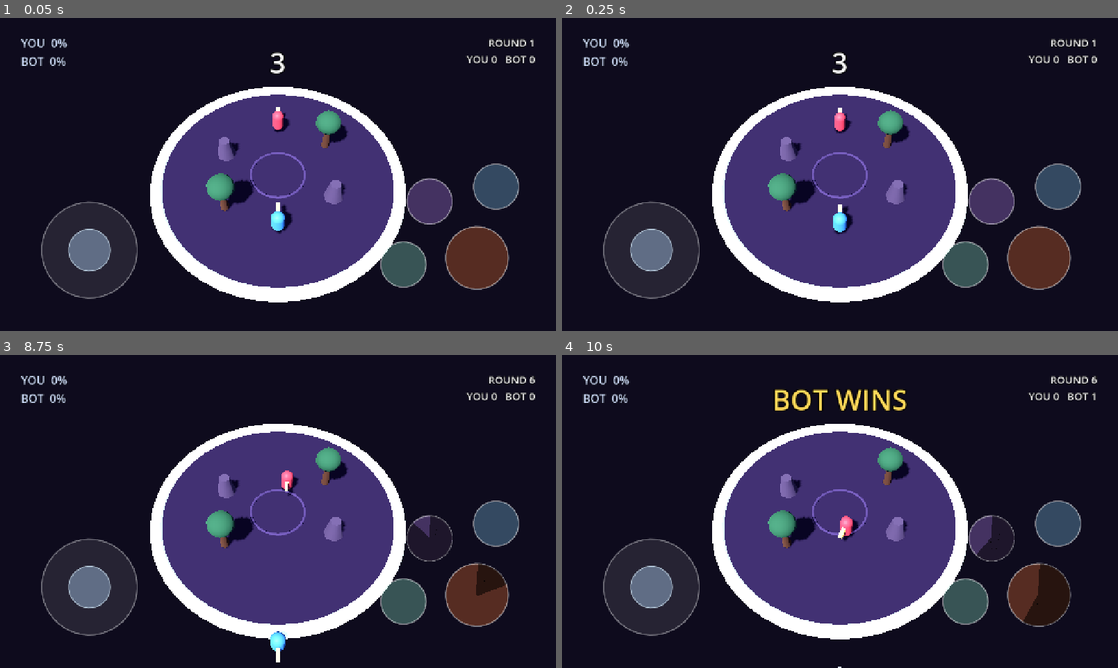
Above: before the commit, frames 1-4 (two rows, left to right).
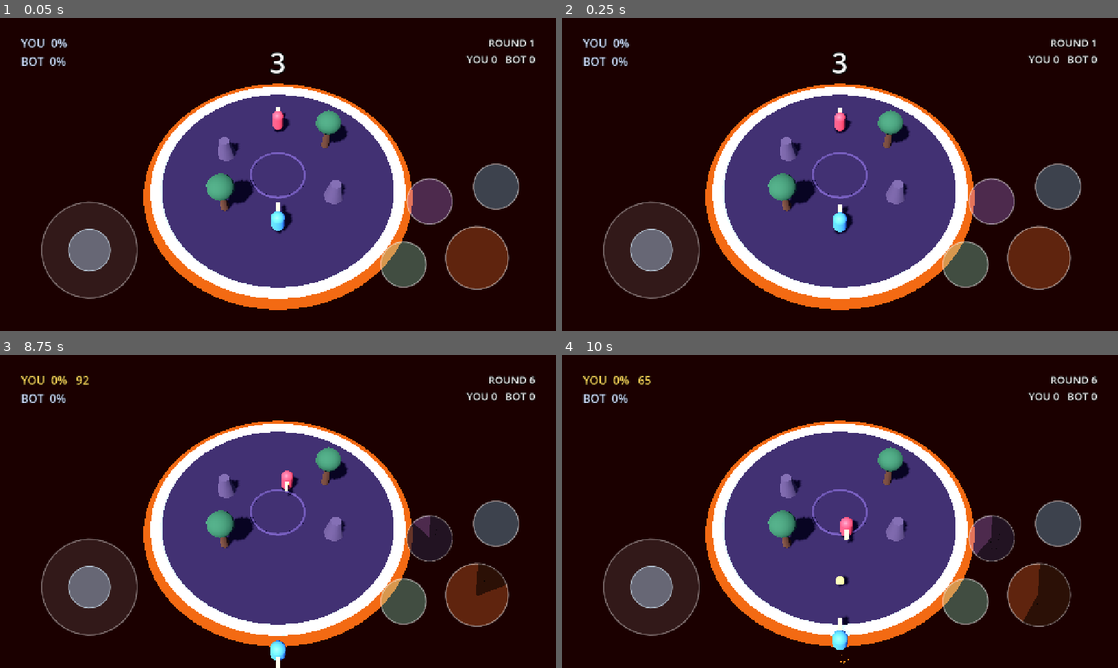
Above: after the commit, the same moments.

Repository: acansahin/spellfall
Game: Godot game, scene res://core/game/main.tscn
Two runs of this game, one before a commit and one after it. Both use one fixed random seed, a clock stepped at 60 frames per second and the inputs below.
Inputs (mouse positions are in pixels of both pictures, inside the frame that each line leads up to):
- Up to frame 1 (0.05 s): no input
- Up to frame 2 (0.25 s): no input
- Up to frame 3 (8.75 s): tap Enter at 0.5 s; move the mouse to (400, 495) at 0.52 s; hold D (move_right) 0.53-1.25 s; tap Space (cast_1) at 0.6, 3.6, 6.6 s; click (400, 495) at 0.67 s; drag from (166, 527) to (250, 574) at 1.27 s; tap R (debug_respawn) every 0.75 s from 2 to 5 s; move the mouse to (333, 442) at 2.02 s; hold D (move_right) 2.03-2.75 s; tap 3 (cast_3) at 2.1, 5.1, 8.1 s; drag from (250, 574) to (111, 464) at 2.77 s; move the mouse to (444, 558) at 3.52 s; hold A (move_left) 3.53-4.25 s; drag from (111, 464) to (194, 433) at 4.27 s; move the mouse to (305, 511) at 5.02 s; hold S (move_back) 5.03-5.75 s; click (305, 511) at 5.17 s; drag from (194, 433) to (166, 527) at 5.77 s; move the mouse to (400, 495) at 6.52 s; hold W (move_forward) 6.53-7.25 s; drag from (166, 527) to (250, 574) at 7.27 s; move the mouse to (333, 442) at 8.02 s; hold S (move_back) from 8.03 s (still down)
- Up to frame 4 (10 s): release S (move_back) at 8.75 s; drag from (812, 574) to (673, 464) at 8.77 s; move the mouse to (1006, 558) at 9.52 s; hold W (move_forward) from 9.53 s (still down); tap Space (cast_1) at 9.6 s; click (1006, 558) at 9.67 s

The runs differ from the first frame. In frame 1, 69% of the frame differs, in the area x 0-100%, y 0-100%; in frame 2, 69%; in frame 3, 69%; in frame 4, 69%.

Commit message:
feat: put lava round the arena instead of a void
Being knocked out of the ring was instant: you touched the edge and the round
was over. One mistake was the whole story of a round and a comeback did not
exist. Now the outside is lava - a solid, standable 60m field - and it burns
you at 22 points a second out of 100. Four and a half seconds out there, two or
three of them spent walking back, and a margin for being hit again on the way.
Stone mends 10 a second, deliberately less than half: a dunk should cost
something that lasts.

HealthComponent counts it, and the name is a trap worth reading twice. NO SPELL
MAY EVER TOUCH IT. Hits raise instability and nothing else, which is the whole
design; a spell that could chip this number would quietly turn the game into a
damage race. Lava burns it, stone mends it, and that is the entire API.

Who is burning is a radius test in the level, not an Area3D - the same question
Blink, the bot and the aim lane already ask, so there is no fifth way to keep in
step. Burning to nothing goes through RoundManager.report_out(), renamed from
report_fall, which the lava made into a lie; its own doc comment had already
promised that door would take other causes.

The climb back is load-bearing and is asserted. A CharacterBody3D does not step
up walls, and the stone stands 8cm proud - what gets a wizard over the lip is
the capsule's lower sphere meeting it at about 33 degrees off vertical, inside
the 45 the body counts as floor. Three assumptions about someone else's physics
engine, and the difference between a second chance and a wizard stuck against a
kerb until it burns to death. --lava-test walks the trip: 0.6 seconds, lands
standing.

The look took three passes and a screenshot each time. Flat emissive orange
filled the whole screen and drowned the touch controls; a dark ember field with
a narrow molten shore reads as lava and leaves the arena the brightest thing on
screen.

--lava-test, 12 assertions. Thirteen suites green.

Fix: the suite first pinned the fighter with respawn_at() every tick, the way
the other suites do - which is what a round start does, and it clears health.
It measured the lava burning 0.4 points a second against an advertised 22.

Co-Authored-By: Claude Opus 5 <noreply@anthropic.com>

Diff:
--- a/arena/arena.tscn
+++ b/arena/arena.tscn
@@ -1,8 +1,41 @@
-[gd_scene load_steps=12 format=3]
+[gd_scene load_steps=17 format=3]
 
 [ext_resource type="Script" path="res://arena/kill_zone.gd" id="1_killzone"]
 [ext_resource type="PackedScene" path="res://arena/obstacles/rock.tscn" id="2_rock"]
 [ext_resource type="PackedScene" path="res://arena/obstacles/tree.tscn" id="3_tree"]
+
+[sub_resource type="CylinderMesh" id="CylinderMesh_lava"]
+top_radius = 60.0
+bottom_radius = 60.0
+height = 0.5
+radial_segments = 64
+rings = 1
+
+[sub_resource type="StandardMaterial3D" id="Mat_lava"]
+shading_mode = 0
+albedo_color = Color(0.101961, 0.0235294, 0.0196078, 1)
+emission_enabled = true
+emission = Color(0.741176, 0.180392, 0.0431373, 1)
+emission_energy_multiplier = 0.08
+roughness = 0.95
+
+[sub_resource type="TorusMesh" id="TorusMesh_shore"]
+inner_radius = 10.15
+outer_radius = 11.0
+rings = 64
+ring_segments = 6
+
+[sub_resource type="StandardMaterial3D" id="Mat_shore"]
+shading_mode = 0
+albedo_color = Color(0.898039, 0.32549, 0.0784314, 1)
+emission_enabled = true
+emission = Color(1, 0.470588, 0.156863, 1)
+emission_energy_multiplier = 0.55
+roughness = 0.9
+
+[sub_resource type="CylinderShape3D" id="CylinderShape3D_lava"]
+height = 0.5
+radius = 60.0
 
 [sub_resource type="BoxShape3D" id="BoxShape3D_kill"]
 size = Vector3(120, 4, 120)
@@ -47,6 +80,24 @@
 roughness = 1.0
 
 [node name="Arena" type="Node3D"]
+
+[node name="Lava" type="StaticBody3D" parent="."]
+collision_layer = 1
+collision_mask = 0
+
+[node name="Mesh" type="MeshInstance3D" parent="Lava"]
+transform = Transform3D(1, 0, 0, 0, 1, 0, 0, 0, 1, 0, -0.33, 0)
+mesh = SubResource("CylinderMesh_lava")
+surface_material_override/0 = SubResource("Mat_lava")
+
+[node name="Collision" type="CollisionShape3D" parent="Lava"]
+transform = Transform3D(1, 0, 0, 0, 1, 0, 0, 0, 1, 0, -0.33, 0)
+shape = SubResource("CylinderShape3D_lava")
+
+[node name="Shore" type="MeshInstance3D" parent="Lava"]
+transform = Transform3D(1, 0, 0, 0, 1, 0, 0, 0, 1, 0, -0.1, 0)
+mesh = SubResource("TorusMesh_shore")
+surface_material_override/0 = SubResource("Mat_shore")
 
 [node name="Platform" type="StaticBody3D" parent="."]
 collision_layer = 1
--- /dev/null
+++ b/characters/components/health_component.gd
@@ -0,0 +1,82 @@
+class_name HealthComponent
+extends Node
+
+## How much longer a fighter can stand in the lava.
+##
+## Read the name carefully: this is NOT a combat health bar, and no spell may ever touch it.
+## Hits raise `InstabilityComponent` and nothing else - that is the whole design, and a spell
+## that could chip this number would quietly turn the game into a damage race. The only thing
+## that burns it is the lava, and the only thing that mends it is standing on stone.
+##
+## What it buys is a second chance. Being knocked out of the ring used to be instant: you
+## touched the void and the round was over, which makes one mistake the whole story of a round
+## and makes a comeback impossible. Burning gives a window - long enough to turn around and
+## walk back, short enough that being out there is genuinely bad.
+##
+## Like instability, it knows nothing about knockback, the arena, or who is standing where.
+## The level decides who is in the lava; this only counts.
+
+## Emitted whenever the value moves. The HUD listens.
+signal changed(current: float, previous: float)
+
+## Emitted the moment it reaches zero. The level turns this into an elimination, through the
+## same door a fall goes through.
+signal emptied()
+
+@export var maximum: float = 100.0
+
+## Points per second lost while standing in the lava. At 22 a fighter has about four and a
+## half seconds out there, which is two to three seconds of walking back plus a margin for
+## being knocked out again on the way.
+@export var burn_per_second: float = 22.0
+
+## Points per second recovered while on the stone. Deliberately less than half the burn rate:
+## a dunk should cost something that lasts, or the lava is a nuisance rather than a threat.
+@export var mend_per_second: float = 10.0
+
+var current: float = 0.0
+
+
+func _ready() -> void:
+	current = maximum
+
+
+## Burns for one tick's worth. Emits `emptied` exactly once on the crossing, not every frame
+## afterwards - the level would otherwise report the same elimination sixty times a second.
+func burn(delta: float) -> void:
+	if current <= 0.0:
+		return
+	var previous := current
+	current = maxf(current - burn_per_second * delta, 0.0)
+	if current != previous:
+		changed.emit(current, previous)
+	if current <= 0.0:
+		emptied.emit()
+
+
+## Recovers for one tick's worth, up to the maximum. A fighter already at zero stays there:
+## they are out of the round, and the round system is what puts them back.
+func mend(delta: float) -> void:
+	if current <= 0.0 or current >= maximum:
+		return
+	var previous := current
+	current = minf(current + mend_per_second * delta, maximum)
+	if current != previous:
+		changed.emit(current, previous)
+
+
+func fraction() -> float:
+	return current / maxf(maximum, 0.001)
+
+
+## True while there is anything left to burn.
+func is_alive() -> bool:
+	return current > 0.0
+
+
+## Back to full. The round system calls this between rounds.
+func reset() -> void:
+	var previous := current
+	current = maximum
+	if current != previous:
+		changed.emit(current, previous)
--- a/characters/player/player.gd
+++ b/characters/player/player.gd
@@ -227,6 +227,9 @@
 	var inst := instability()
 	if inst != null:
 		inst.reset()
+	var hp := health()
+	if hp != null:
+		hp.reset()
 
 
 ## Turns a latched ability request into a cast. Casting is deliberately AFTER movement and
@@ -352,6 +355,12 @@
 	return get_node_or_null(^"Instability") as InstabilityComponent
 
 
+## How much longer this fighter can stand in the lava, or null. Nothing in combat may touch
+## it - see health_component.gd.
+func health() -> HealthComponent:
+	return get_node_or_null(^"Health") as HealthComponent
+
+
 ## Takes the fighter out of the round: no input, no physics, no collision, not drawn.
 ##
 ## Physics processing stops rather than merely being ignored, so an eliminated body cannot
--- a/characters/player/player.tscn
+++ b/characters/player/player.tscn
@@ -10,6 +10,7 @@
 [ext_resource type="Resource" path="res://data/abilities/arcane_shield.tres" id="8_shield"]
 [ext_resource type="Script" path="res://vfx/spell_flash.gd" id="9_flash"]
 [ext_resource type="Script" path="res://vfx/aim_indicator.gd" id="10_aim"]
+[ext_resource type="Script" path="res://characters/components/health_component.gd" id="11_health"]
 
 [sub_resource type="CapsuleShape3D" id="CapsuleShape3D_body"]
 radius = 0.5
@@ -89,5 +90,8 @@
 script = ExtResource("2_abilities")
 abilities = Array[ExtResource("4_ability")]([ExtResource("3_fireball"), ExtResource("6_force_wave"), ExtResource("7_blink"), ExtResource("8_shield")])
 
+[node name="Health" type="Node" parent="."]
+script = ExtResource("11_health")
+
 [node name="Instability" type="Node" parent="."]
 script = ExtResource("5_instability")
--- a/core/game/main.gd
+++ b/core/game/main.gd
@@ -24,6 +24,7 @@
 ##   --button-test     assert a finger on button N casts spell N and nothing else
 ##   --aim-test        assert drag-to-aim: the indicator, the direction, and the latch
 ##   --aim-hold:S,X,Y  hold a drag on button S toward X,Y and never lift, for a screenshot
+##   --lava-test       assert the lava burns, mends, ends a round, and is survivable
 ##   --cover-test      assert the obstacles block spells, block walking, and are fair
 ##                     (every OTHER suite clears the obstacles first - see _clear_cover)
 ##   --feel-test       assert hitstop, shake, sparks, sound and the dash streak all fire
@@ -100,8 +101,8 @@
 	_wire_combat()
 	# The HUD reads instability and nothing else. It is handed its sources here rather than
 	# hunting for them, so a second fighter is one more line and not a rewrite.
-	_hud.add_readout("YOU", _player.instability())
-	_hud.add_readout("BOT", _bot.instability())
+	_hud.add_readout("YOU", _player.instability(), _player.health())
+	_hud.add_readout("BOT", _bot.instability(), _bot.health())
 	_wire_rounds()
 	_parse_harness_args()
 	_rounds.start_match()
@@ -111,6 +112,37 @@
 	if Input.is_action_just_pressed("debug_respawn"):
 		_rounds.begin_round()
 	_update_aim_indicator()
+
+
+func _physics_process(delta: float) -> void:
+	_tick_lava(delta)
+
+
+## Burns whoever is off the stone and mends whoever is on it.
+##
+## A radius test rather than an Area3D. The arena is a circle and every other rule in this
+## file already knows it - Blink clamps against it, the bot keeps clear of it, the aim lane
+## stops at it - so a fifth way of asking "am I inside the ring" would be a fifth thing to
+## keep in step. It is also two floats of work per fighter per tick.
+##
+## Only while the round is live. Between rounds the fighters stand where the countdown put
+## them, and burning through the interlude would be a fine way to lose a round you have not
+## started yet.
+func _tick_lava(delta: float) -> void:
+	if not _rounds.is_live():
+		return
+	var fighters: Array[Player] = [_player, _bot]
+	for fighter in fighters:
+		if fighter == null or fighter.is_eliminated():
+			continue
+		var hp := fighter.health()
+		if hp == null or not hp.is_alive():
+			continue
+		if _radius_of(fighter.global_position) > _arena_edge:
+			hp.burn(delta)
+			_feel.burning(fighter.global_position, fighter == _player, delta)
+		else:
+			hp.mend(delta)
 
 
 ## The platform's radius, read off the arena's own collision shape rather than typed in a
@@ -184,6 +216,8 @@
 			_run_feel_tests()
 		elif arg == "--cover-test":
 			_run_cover_tests()
+		elif arg == "--lava-test":
+			_run_lava_tests()
 		elif arg.begins_with("--aim-hold:"):
 			# "--aim-hold:0,1,0" aims spell 0 to screen-right. Eleven characters in the
 			# prefix, counted rather than guessed - see ARCHITECTURE.md on --cast-at.
@@ -803,8 +837,18 @@
 func _wire_rounds() -> void:
 	_rounds.add_fighter(_player, spawn_point, "YOU")
 	_rounds.add_fighter(_bot, bot_spawn, "BOT")
-	_kill_zone.fighter_fell.connect(_rounds.report_fall)
-
+	# A body that leaves the world entirely still counts - a hit hard enough to clear a 60m
+	# lava field has earned it - but on a flat arena nothing reaches this any more. It is a
+	# backstop now, not the rule.
+	_kill_zone.fighter_fell.connect(_rounds.report_out)
+
+	# Burning to nothing goes through the same door a fall does. The round system never learns
+	# that lava exists, exactly as it never learned what a KillZone was.
+	var burners: Array[Player] = [_player, _bot]
+	for fighter in burners:
+		var hp := fighter.health()
+		if hp != null:
+			hp.emptied.connect(_rounds.report_out.bind(fighter))
 	_rounds.round_started.connect(_on_round_started)
 	_rounds.countdown_changed.connect(_on_countdown)
 	_rounds.fighter_eliminated.connect(_on_eliminated)
@@ -814,6 +858,7 @@
 
 
 func _on_round_started(number: int) -> void:
+	_feel.stopped_burning()
 	_kill_zone.clear()
 	_hud.set_round(number)
 	print("[round] %d start" % number)
@@ -1338,7 +1383,7 @@
 
 	# --- a fall outside a live round is ignored --------------------------------------------
 	var before := _rounds.alive_count()
-	_rounds.report_fall(_bot)
+	_rounds.report_out(_bot)
 	_expect("a fall during the countdown is ignored", _rounds.alive_count() == before,
 		"alive %d -> %d" % [before, _rounds.alive_count()])
 
@@ -1358,7 +1403,7 @@
 	# match is won, so a score-based condition would never see the target reached.
 	while matched.is_empty() and safety < 40:
 		await _wait_for_live()
-		_rounds.report_fall(_bot)
+		_rounds.report_out(_bot)
 		var g := 0
 		while _rounds.state != RoundManager.State.COUNTDOWN and g < 1200:
 			await get_tree().process_frame
@@ -2393,3 +2438,132 @@
 	print("[cover] %s (%d failure(s))" % [
 		"ALL PASS" if _touch_failures == 0 else "FAILURES", _touch_failures])
 	get_tree().quit(1 if _touch_failures > 0 else 0)
+
+
+# ---------------------------------------------------------------------------------------
+# Lava harness
+#
+# The lava replaced instant elimination, which means the round can now be lost slowly - and
+# a slow loss is exactly the kind of rule that can be wrong for a long time without anybody
+# noticing. Four things have to hold: it burns while you are out, it mends while you are in,
+# it ends the round at zero, and a fighter who turns around and walks back SURVIVES. That
+# last one is the whole point of the change; without it this is just a slower void.
+# ---------------------------------------------------------------------------------------
+
+## Puts one fighter at a radius and holds them there, so a burn can be measured without a
+## slide or a bot walking out of the measurement.
+##
+## Writes the position directly rather than calling `respawn_at()`, which the other suites use
+## for pinning. `respawn_at` resets instability AND health - it is what a round start does -
+## so pinning with it wipes the very number this suite is measuring, once per tick. The first
+## run reported the lava burning 0.4 points in a second against an advertised 22.
+func _hold_at(fighter: Player, radius: float, seconds: float) -> void:
+	var waited := 0.0
+	while waited < seconds:
+		fighter.global_position = Vector3(radius, 1.2, 0.0)
+		fighter.velocity = Vector3.ZERO
+		await get_tree().physics_frame
+		waited += 1.0 / 60.0
+
+
+func _run_lava_tests() -> void:
+	await _settle()
+	_quiet_feel()
+	_clear_cover()
+	_freeze_bot()
+	_input.set_override_vector(Vector2.ZERO, true)
+	await _wait_for_live()
+	var hp := _player.health()
+	print("[lava-test] max=%.0f burn=%.0f/s mend=%.0f/s, arena r=%.1fm" % [
+		hp.maximum, hp.burn_per_second, hp.mend_per_second, _arena_edge])
+
+	_expect("a fighter has something to burn", hp != null and hp.current == hp.maximum,
+		"%.0f of %.0f" % [hp.current, hp.maximum])
+
+	# --- on the stone, nothing happens ------------------------------------------------------
+	await _hold_at(_player, _arena_edge * 0.5, 0.5)
+	_expect("standing on the stone costs nothing",
+		is_equal_approx(hp.current, hp.maximum), "%.1f" % hp.current)
+
+	# --- off the stone, it burns at the rate it says ----------------------------------------
+	#
+	# Measured against the component's own rate rather than a copied number: a retune should
+	# move the game, not break the suite.
+	var out_at := _arena_edge + 2.0
+	await _hold_at(_player, out_at, 1.0)
+	var burned := hp.maximum - hp.current
+	_expect("the lava burns", burned > 0.0, "%.1f burned in 1s" % burned)
+	_expect("it burns at the rate it advertises",
+		absf(burned - hp.burn_per_second) < hp.burn_per_second * 0.25,
+		"%.1f in 1s, rate is %.0f/s" % [burned, hp.burn_per_second])
+
+	# --- and walking back mends -------------------------------------------------------------
+	var lowest := hp.current
+	await _hold_at(_player, _arena_edge * 0.5, 1.0)
+	_expect("walking back out of it mends", hp.current > lowest + 1.0,
+		"%.1f -> %.1f" % [lowest, hp.current])
+	_expect("mending is slower than burning", hp.mend_per_second < hp.burn_per_second,
+		"%.0f/s against %.0f/s" % [hp.mend_per_second, hp.burn_per_second])
+
+	# --- a dunk is survivable, which is the entire point ------------------------------------
+	#
+	# Two seconds out there and back. If this ever fails, being knocked out of the ring has
+	# gone back to being a death sentence and the change was pointless.
+	hp.reset()
+	await _hold_at(_player, out_at, 2.0)
+	_expect("two seconds in the lava is survivable", hp.is_alive(),
+		"%.0f left of %.0f" % [hp.current, hp.maximum])
+	_expect("and it cost something that lasts", hp.current < hp.maximum * 0.75,
+		"%.0f left of %.0f" % [hp.current, hp.maximum])
+
+	# --- and you can WALK back in, which is the promise the whole change rests on ------------
+	#
+	# The stone stands 8cm proud of the lava, and a CharacterBody3D does not step up walls.
+	# What saves it is the capsule: its lower sphere meets a lip that small at about 33 degrees
+	# off vertical, inside the 45 the body counts as floor, so it rides up. That is a chain of
+	# three assumptions about someone else's physics engine, and it is the difference between
+	# a second chance and a wizard stuck against a kerb until it burns to death. Measured.
+	hp.reset()
+	_player.global_position = Vector3(_arena_edge + 1.2, 1.2, 0.0)
+	for i in 10:
+		await get_tree().physics_frame
+	var walked_in := false
+	var toward_centre := Vector2(-1.0, 0.0)
+	_input.set_override_vector(toward_centre, true)
+	var trudge := 0.0
+	while trudge < 4.0:
+		await get_tree().physics_frame
+		trudge += 1.0 / 60.0
+		if _radius_of(_player.global_position) < _arena_edge - 0.6:
+			walked_in = true
+			break
+	_input.set_override_vector(Vector2.ZERO, true)
+	_expect("a burning fighter can walk back onto the stone", walked_in,
+		"reached r=%.2f in %.1fs (edge %.1f)" % [
+			_radius_of(_player.global_position), trudge, _arena_edge])
+	_expect("and is standing on it, not sunk into it",
+		absf(_player.global_position.y - 1.0) < 0.25,
+		"y=%.2f" % _player.global_position.y)
+
+	# --- staying in it ends the round -------------------------------------------------------
+	var eliminations: Array = []
+	var watch := func(fighter: Player, _title: String) -> void:
+		eliminations.append(fighter)
+	_rounds.fighter_eliminated.connect(watch)
+	var guard := 0.0
+	while hp.is_alive() and guard < 12.0:
+		_player.global_position = Vector3(out_at, 1.2, 0.0)
+		_player.velocity = Vector3.ZERO
+		await get_tree().physics_frame
+		guard += 1.0 / 60.0
+	# One more tick for the signal to travel.
+	await get_tree().physics_frame
+	_rounds.fighter_eliminated.disconnect(watch)
+	_expect("staying in it burns you down", not hp.is_alive(),
+		"%.1f left after %.1fs" % [hp.current, guard])
+	_expect("burning to nothing takes you out of the round",
+		eliminations.has(_player), "%d elimination(s)" % eliminations.size())
+
+	print("[lava] %s (%d failure(s))" % [
+		"ALL PASS" if _touch_failures == 0 else "FAILURES", _touch_failures])
+	get_tree().quit(1 if _touch_failures > 0 else 0)
--- a/systems/feel/game_feel.gd
+++ b/systems/feel/game_feel.gd
@@ -56,6 +56,11 @@
 ## of you got hit.
 @export_range(0.0, 1.0, 0.05) var shake_on_others := 0.55
 
+## Seconds between one spit of lava and the next, while a fighter stands in it. Fast enough
+## to read as continuous, slow enough that four and a half seconds out there is not forty
+## sound effects.
+@export var sizzle_gap := 0.32
+
 @export_group("Haptics")
 ## Milliseconds of vibration for a light and a heavy hit.
 @export var buzz_light := 18
@@ -75,6 +80,9 @@
 ## with the clock it slowed - which stretches by exactly the factor it applied and comes out
 ## eight times too long.
 var _resume_at := 0
+
+## Seconds until the next lava sizzle. See `burning()`.
+var _sizzle := 0.0
 
 
 func _process(_delta: float) -> void:
@@ -155,6 +163,30 @@
 		_buzz(70)
 
 
+## A fighter is standing in the lava. Called every tick they are out there, and rate-limited
+## here rather than at the call site: the level's job is to say what is true, not to remember
+## how often it last said so.
+func burning(at: Vector3, on_player: bool, delta: float) -> void:
+	if not enabled:
+		return
+	_sizzle -= delta
+	if _sizzle > 0.0:
+		return
+	_sizzle = sizzle_gap
+	if sparks != null:
+		sparks.burst(at + Vector3(0.0, -0.6, 0.0), Color(1.0, 0.45, 0.12), 3.0)
+	if sounds != null:
+		sounds.play(&"hit", 0.18, -6.0)
+	if on_player:
+		_buzz(10)
+
+
+## Somebody stopped burning, or the round moved on. Lets the next dunk sizzle immediately
+## rather than waiting out a gap left over from the last one.
+func stopped_burning() -> void:
+	_sizzle = 0.0
+
+
 ## The countdown ticked. `remaining` of 0 is "GO".
 func countdown(remaining: int) -> void:
 	if not enabled or sounds == null:
--- a/systems/round/round_manager.gd
+++ b/systems/round/round_manager.gd
@@ -9,9 +9,10 @@
 ## giant GameManager - a round system tangled into combat cannot be tested without playing
 ## the game, and cannot be replaced when the rules change.
 ##
-## It also does not know what a KillZone is. `report_fall()` is the only way in, so a future
-## out-of-bounds rule, a suicide, or a server telling us someone disconnected all arrive
-## through one door.
+## It also does not know what a KillZone is, or what lava is. `report_out()` is the only way
+## in, so burning to nothing, dropping out of the world, a suicide, or a server telling us
+## someone disconnected all arrive through one door. It was called `report_fall` while falling
+## was the only way to lose; the lava made that name a lie.
 
 signal round_started(number: int)
 ## Seconds left, counted down. 0 means "go".
@@ -107,8 +108,8 @@
 		begin_round()
 
 
-## The only way a fall enters this system.
-func report_fall(body: Node3D) -> void:
+## The only way a fighter leaves a round.
+func report_out(body: Node3D) -> void:
 	if state != State.LIVE:
 		return
 	var index := _fighters.find(body)
--- a/ui/hud/hud.gd
+++ b/ui/hud/hud.gd
@@ -27,7 +27,11 @@
 
 
 ## Adds a readout for one fighter. `title` is what the player sees.
-func add_readout(title: String, source: InstabilityComponent) -> void:
+##
+## `burn` is optional and is only shown while it is below full: a health number that sits at
+## 100 all round is a number the eye learns to skip, and then misses the one moment it moves.
+func add_readout(title: String, source: InstabilityComponent,
+		burn: HealthComponent = null) -> void:
 	if source == null:
 		return
 	var label := Label.new()
@@ -35,9 +39,11 @@
 	label.add_theme_color_override("font_outline_color", Color(0, 0, 0, 0.75))
 	label.add_theme_constant_override("outline_size", 6)
 	_rows.add_child(label)
-	_labels[source] = {"label": label, "title": title}
+	_labels[source] = {"label": label, "title": title, "burn": burn}
 	# Bind the source so one handler serves every row, however many fighters there are.
 	source.changed.connect(_on_changed.bind(source))
+	if burn != null:
+		burn.changed.connect(_on_changed.bind(source))
 	_refresh(source)
 
 
@@ -50,8 +56,19 @@
 		return
 	var entry: Dictionary = _labels[source]
 	var label: Label = entry["label"]
-	label.text = "%s  %d%%" % [entry["title"], roundi(source.current)]
-	label.add_theme_color_override("font_color", _tint(source.current))
+	var text := "%s  %d%%" % [entry["title"], roundi(source.current)]
+	var burn: HealthComponent = entry.get("burn")
+	var burning := burn != null and burn.current < burn.maximum
+	if burning:
+		text += "   %d" % ceili(burn.current)
+	label.text = text
+	# While something is burning, that is the only thing worth colouring for. Instability is a
+	# slow build; the lava is a countdown, and a countdown wins the player's attention.
+	if burning:
+		label.add_theme_color_override("font_color",
+			DANGER if burn.fraction() < 0.5 else RISING)
+	else:
+		label.add_theme_color_override("font_color", _tint(source.current))
 
 
 func _tint(value: float) -> Color:
Not shown, added: characters/components/health_component.gd.uid
Not shown: 1 places in characters/player/player.tscn that only renumber resources
Not shown, changed: ARCHITECTURE.md
Not shown, changed: GAME_DESIGN.md
Not shown, changed: TASKS.md
